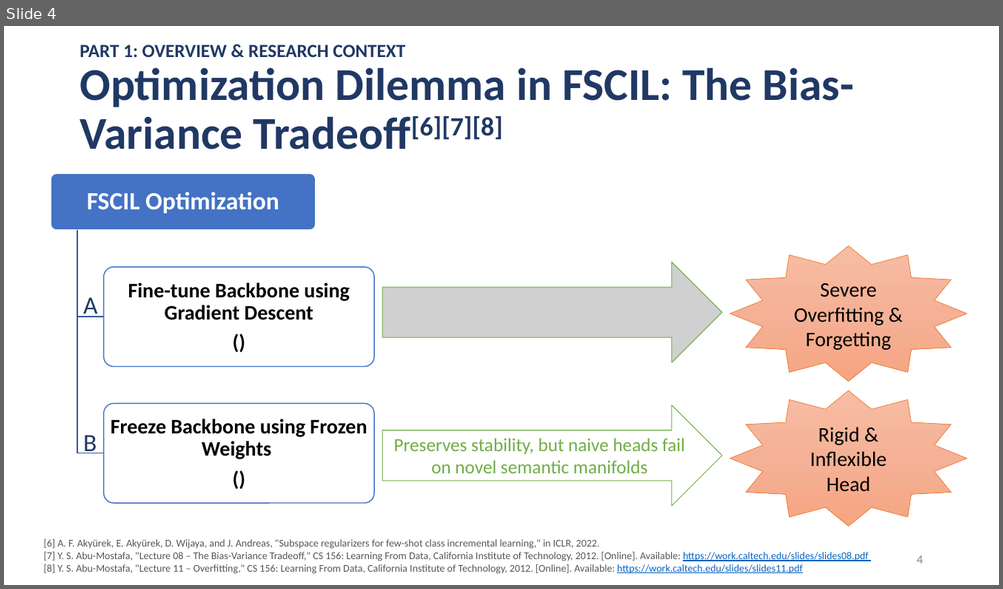
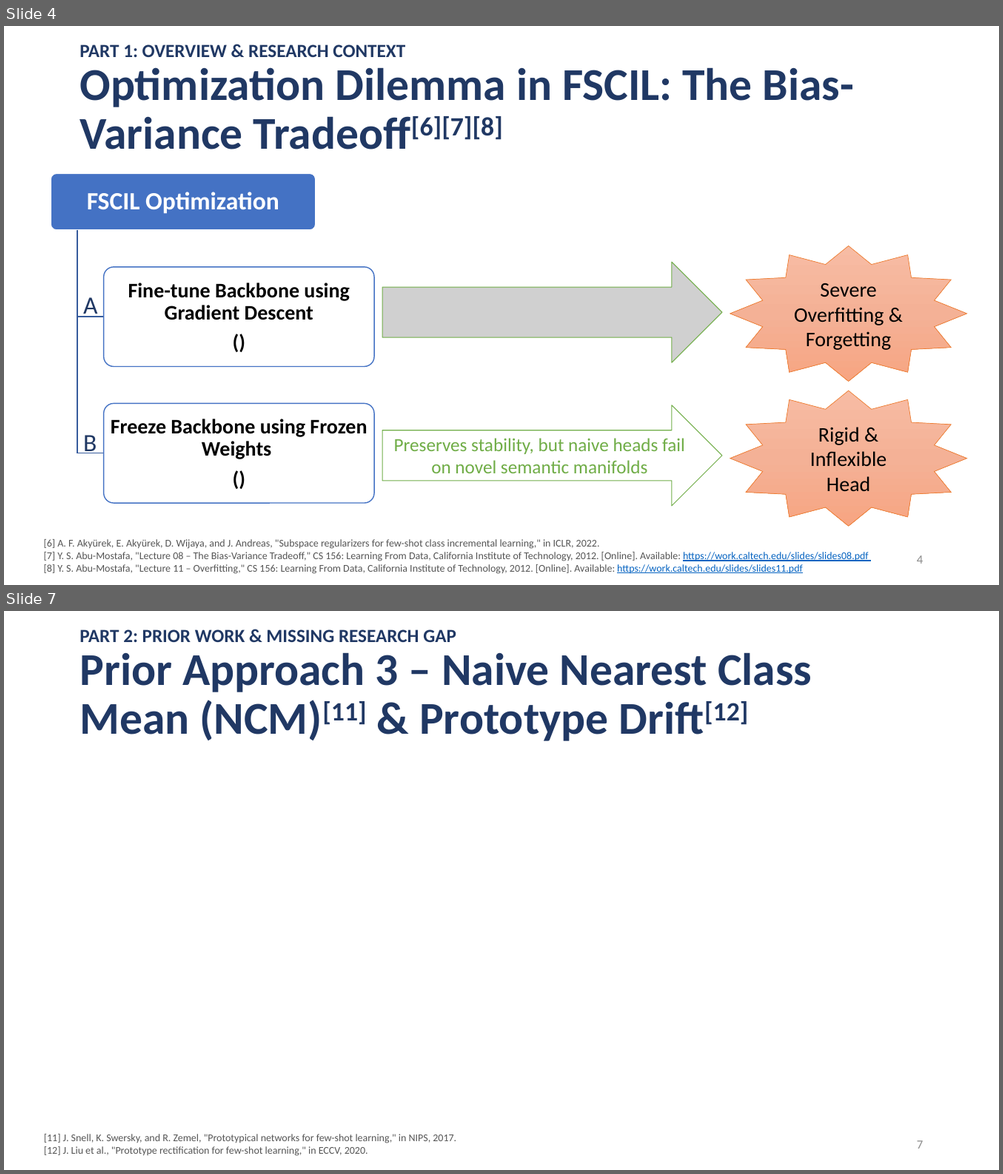
Before and after one commit to famevease/Intro2ML_Adopt-ML-paper, a slide deck: slides/presentation_v1.pptx. Shown one above the other, each under a label of ours: slide 4 before the commit, slides 4 and 7 after it; the slides between them are not shown. The pictures are 1003x589 and 1003x1174 pixels, drawn with LibreOffice and Linux fonts; fonts in the diff are those of the drawing; grey boxes stand for pictures. Boxes give left, top, right and bottom in pixels: in the first picture for what was removed or moved away, otherwise in the second. Text is boxed around its words. In the diff, an @@ line names an element or a change of style, - is before the commit and + after.

Commit message:
docs: add slide 5-7

```diff
--- a/slides/presentation_v1.pptx
+++ b/slides/presentation_v1.pptx
@@ slide 7 added at [4,611,999,1170], background #FFFFFF @@
@@ text added at [79,629,456,642], 18 pt, text #203864, bold @@
+PART 2: PRIOR WORK & MISSING RESEARCH GAP
@@ title added at [79,652,811,741], 44 pt, text #203864, bold @@
+Prior Approach 3 – Naive Nearest Class Mean (NCM)[11] & Prototype Drift[12]
@@ text added at [44,1134,456,1156], 10 pt, text #555555 @@
+[11] J. Snell, K. Swersky, and R. Zemel, "Prototypical networks for few-shot learning," in NIPS, 2017.
+[12] J. Liu et al., "Prototype rectification for few-shot learning," in ECCV, 2020.
@@ page number added at [916,1141,922,1149], 12 pt, text #8C8C8C @@
+7
```
Also in this commit, not shown: 2 other slides added, 1 slide removed, 1 other file.
